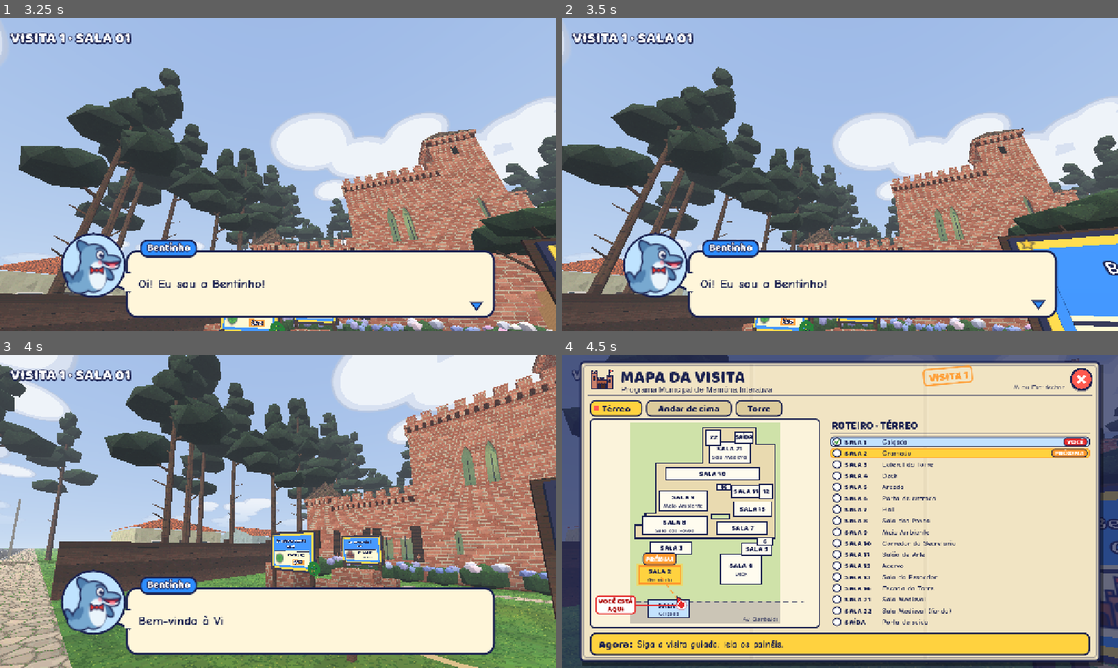
Above: before the commit, frames 1-4 (two rows, left to right).
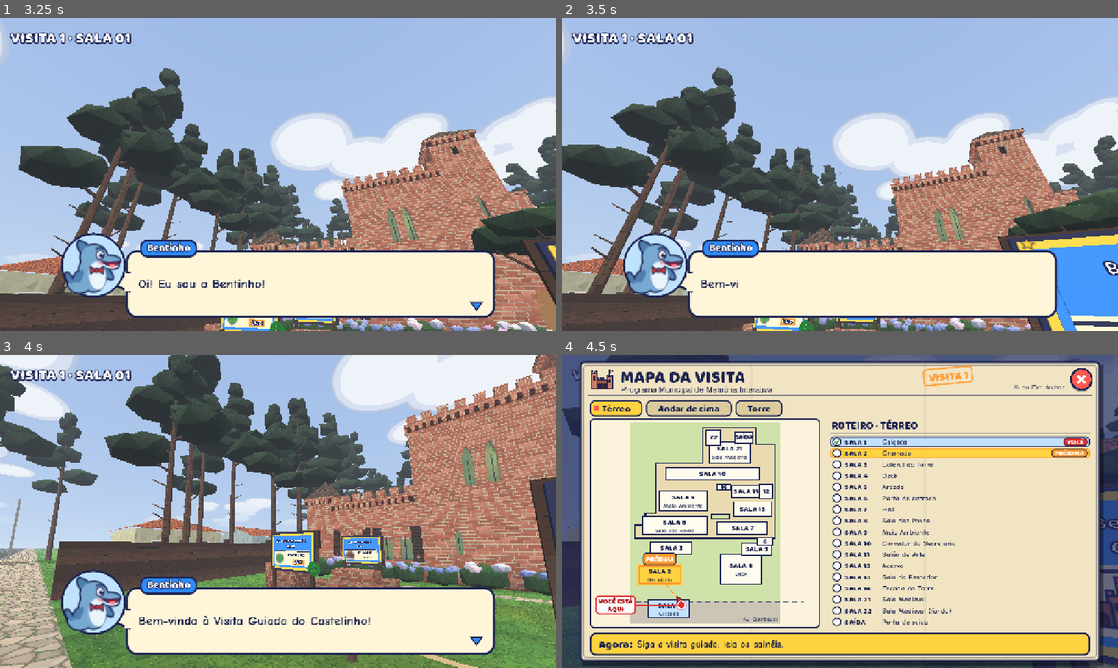
Above: after the commit, the same moments.

Repository: IcaroPv01/jogo_castelinho_imb-
Game: Godot game, scene res://scenes/main/main.tscn
The game is run twice, just before and just after one commit, with the same random seed, the same clock (stepped at 60 frames per second) and the same inputs.
Inputs (mouse positions are in pixels of both pictures, inside the frame that each line leads up to):
- Up to frame 1 (3.25 s): click "Começar a visita" at 0.5 s; tap Enter at 1.25 s; move the mouse to (305, 174) at 1.27 s; hold Shift (correr) 1.28-2.03 s; hold Space (avancar_dialogo) 1.28-2.78 s; click (305, 174) at 1.42 s; tap F (lanterna) at 1.55, 2.1 s; move the mouse to (250, 174) at 2.02 s; tap M (mapa) at 2.3 s; move the mouse to (333, 105) at 2.77 s; hold D (direita) from 2.78 s (still down); hold M (mapa) from 2.78 s (still down); tap Shift (correr) at 3.05 s
- Up to frame 2 (3.5 s): keep holding D (direita); keep holding M (mapa)
- Up to frame 3 (4 s): move the mouse to (272, 517) at 3.52 s; release D (direita) at 3.53 s; release M (mapa) at 3.53 s; hold Space (avancar_dialogo) from 3.53 s (still down); tap Shift (correr) at 3.6 s; click (272, 517) at 3.67 s; tap F (lanterna) at 3.8 s
- Up to frame 4 (4.5 s): keep holding Space (avancar_dialogo); move the mouse to (878, 514) at 4.27 s; hold M (mapa) from 4.28 s (still down); tap 1 (disco_1) at 4.35 s

Frame 1 is identical in both runs. In frame 2, 0.3% of the frame differs, in the area x 24-87%, y 83-94%; in frame 3, 0.3%, in the area x 40-87%, y 83-94%; in frame 4, nothing differs.

Commit message:
Módulo 15 (parte 1): falas avançam sozinhas, sem repetir; bronca da escada só uma vez
Co-Authored-By: Claude Sonnet 5.5 <noreply@anthropic.com>
Claude-Session: https://claude.ai/code/session_01JG5MJ2JiotFUb9Jxe6W7ss

Diff:
--- a/autoload/guia.gd
+++ b/autoload/guia.gd
@@ -13,7 +13,11 @@
 ## Personagens: "bentinho" (boto), "taina" (tainha), "quico" (quero-quero),
 ##   "sistema" (caixa cinza institucional, sem retrato), "???" (texto vermelho em VT323, sem retrato).
 ##
-## Avanço: espaço, Enter ou clique. Com bloquear=false a fala também some sozinha depois de um tempo.
+## Avanço: espaço, Enter ou clique. Toda fala (travando ou não) também avança sozinha depois de um tempo de leitura
+## (tempo_leitura()), então quem está correndo nunca precisa tocar na tela. Se já há outra fala esperando na fila, a atual
+## sai mais depressa.
+## Repetição: uma fala travando=false idêntica (mesmo personagem e mesmas linhas) que já está na tela, na fila ou terminou
+## há menos de REPETICAO_S segundos é descartada (evita a mesma frase a cada passo num gatilho que dispara de novo).
 ## Várias chamadas seguidas entram numa fila e são mostradas em ordem.
 ##
 ## Corrupção (GameState.corruption): acima de ~0.3 aparecem letras trocadas (o→0, a→4), o retrato
@@ -30,11 +34,13 @@
 	var bloquear := false
 	var engasgar := false
 	var concluida := false
+	var chave := ""
 
 const LARGURA := 1000.0
 const ALTURA := 156.0
 const CPS := 38.0   # letras por segundo
 const CARENCIA := 0.25   # ignora "avançar" logo que a linha aparece (evita pular sem querer)
+const REPETICAO_S := 6.0   # a mesma fala (não travando) dentro desse tempo é descartada
 
 const PERSONAGENS := {
 	"bentinho": {"nome": "Bentinho", "retrato": "bentinho", "blip": "blip_bentinho", "cor": Color("2D8CFF"),
@@ -58,6 +64,8 @@
 var _esperando := false
 var _pular := false
 var _pedido_avanco := false
+var _vistas := {}            # chave da fala -> instante (ms) em que terminou (Time.get_ticks_msec), para descartar repetição
+var _chaves_ativas := {}     # chave da fala -> quantas estão na fila ou na tela
 var _t_linha := 0.0          # segundos desde que a linha atual apareceu
 var _personagem := ""
 var _bloqueante := false     # a fala atual trava o jogador?
@@ -108,13 +116,18 @@
 
 # ================================================================ API pública
 func falar(personagem: String, linhas: Array, bloquear := false, engasgar := false) -> void:
+	var chave := _chave(personagem, linhas)
+	if not bloquear and _repetida(chave):
+		return
 	var f := Fala.new()
+	f.chave = chave
 	f.personagem = personagem
 	f.linhas = linhas.duplicate()
 	f.bloquear = bloquear
 	f.engasgar = engasgar
 	_fila.append(f)
 	_pendentes += 1
+	_chaves_ativas[chave] = int(_chaves_ativas.get(chave, 0)) + 1
 	_processar_fila()
 	if not f.concluida:
 		await f.terminou
@@ -126,6 +139,31 @@
 
 func ocupado() -> bool:
 	return _pendentes > 0
+
+
+func _chave(personagem: String, linhas: Array) -> String:
+	return personagem + "|" + "|".join(PackedStringArray(linhas.map(func(l): return str(l))))
+
+
+## Esta fala já está na fila, na tela ou acabou de terminar?
+func _repetida(chave: String) -> bool:
+	if int(_chaves_ativas.get(chave, 0)) > 0:
+		return true
+	return _vistas.has(chave) and (Time.get_ticks_msec() - int(_vistas[chave])) / 1000.0 < REPETICAO_S
+
+
+## Quanto tempo (s) a linha fica parada na tela, depois de digitada, antes de avançar sozinha.
+## Já conta que o texto foi "datilografado" (parte da leitura já aconteceu). Falas que travam o jogador ficam um pouco mais.
+## Há outra fala esperando: sai mais depressa (quem corre pelas salas não acumula balões atrasados).
+static func tempo_leitura(n_letras: int, bloqueante: bool, tem_fila := false) -> float:
+	var t: float
+	if bloqueante:
+		t = clampf(1.8 + 0.06 * n_letras, 3.0, 9.0)
+	else:
+		t = clampf(0.9 + 0.045 * n_letras, 1.6, 5.5)
+		if tem_fila:
+			t = maxf(1.2, t * 0.6)
+	return t
 
 
 ## Há um balão na tela? / ele trava o jogador? (o celular usa para decidir o que um toque faz)
@@ -151,6 +189,7 @@
 	for f in _fila:
 		_concluir(f)
 	_fila.clear()
+	_vistas.clear()      # cancelada não é "já vista": a mesma fala pode voltar logo depois
 	if not _processando:
 		_cancelar = false
 		_ocultar()
@@ -175,6 +214,12 @@
 	if not f.concluida:
 		f.concluida = true
 		_pendentes = maxi(0, _pendentes - 1)
+		var n := int(_chaves_ativas.get(f.chave, 0)) - 1
+		if n > 0:
+			_chaves_ativas[f.chave] = n
+		else:
+			_chaves_ativas.erase(f.chave)
+		_vistas[f.chave] = Time.get_ticks_msec()
 		f.terminou.emit()
 
 
@@ -208,7 +253,7 @@
 	await _digitar(f, cfg, info, corr)
 	_esperando = true
 	_pedido_avanco = false
-	var limite := 40.0 if f.bloquear else clampf(1.5 + 0.05 * str(info.texto).length(), 2.2, 8.0)
+	var limite := tempo_leitura(str(info.texto).length(), f.bloquear, not _fila.is_empty())
 	var t := 0.0
 	while not _pedido_avanco and not _cancelar and t < limite:
 		await get_tree().process_frame
--- a/tests/ui_test.gd
+++ b/tests/ui_test.gd
@@ -224,6 +224,41 @@
 	await process_frame
 	_checar(jog.pode_mover == true and estados == [true], "e libera no fim")
 
+	# avanço automático: nem a fala que trava o jogador espera clique (sem chamar Guia.avancar())
+	await create_timer(4.2).timeout      # deixa o _acelerar() anterior acabar: aqui ninguém aperta nada
+	var t_auto := Time.get_ticks_msec()
+	var terminou_auto := []
+	var e1 := func():
+		await Guia.falar("sistema", ["Sem clique nenhum."], true)
+		terminou_auto.append(true)
+	e1.call()
+	var guarda := 0.0
+	while terminou_auto.is_empty() and guarda < 14.0:
+		await create_timer(0.2).timeout
+		guarda += 0.2
+	var dur_auto := (Time.get_ticks_msec() - t_auto) / 1000.0
+	_checar(not terminou_auto.is_empty() and dur_auto < 10.0, "fala que trava avança sozinha (%.1fs)" % dur_auto)
+	_checar(jog.pode_mover == true, "e devolve o movimento sem clique")
+	var g := load("res://autoload/guia.gd")
+	_checar(g.tempo_leitura(60, true) <= 9.0 and g.tempo_leitura(60, false) <= 5.5 and g.tempo_leitura(2000, true) <= 9.0,
+		"tempo de leitura tem teto")
+	_checar(g.tempo_leitura(60, false, true) < g.tempo_leitura(60, false), "com fala esperando, a atual sai mais depressa")
+
+	# repetição: a mesma fala (não travando) logo em seguida não volta
+	var mostradas := []
+	var ligacao := func(pers, txt): mostradas.append(txt)
+	Guia.linha_mostrada.connect(ligacao)
+	_acelerar(3.0)
+	await Guia.falar("quico", ["PIII! Sem correr na escada, hein!"])
+	var pos_primeira := mostradas.size()
+	await Guia.falar("quico", ["PIII! Sem correr na escada, hein!"])
+	_checar(pos_primeira == 1 and mostradas.size() == 1, "a mesma fala logo depois é descartada")
+	await Guia.falar("quico", ["Outra frase."])
+	_checar(mostradas.size() == 2, "outra fala passa normalmente")
+	Guia.linha_mostrada.disconnect(ligacao)
+	while Guia.ocupado():
+		await process_frame
+
 	# corrupção e engasgo
 	GameState.definir_corruption_manual(0.7)
 	_checar(Flash.corromper("Bem-vindo a visita guiada, tudo bem?", 0.7) != "Bem-vindo a visita guiada, tudo bem?" \
--- a/world/niveis/castelinho.gd
+++ b/world/niveis/castelinho.gd
@@ -1921,9 +1921,11 @@
 		TitoCastelinho.animar(_tito_visor, _t + 2.0, player.camera.global_position)
 	_t_apito -= dt
 	if GameState.sala_atual == _global(16) and _t_apito <= 0.0 and player.velocity.length() > 4.2 and not Guia.ocupado() and visita <= 2:
-		_t_apito = 6.0
+		_t_apito = 10.0
 		Audio.sfx("apito")
-		Guia.falar("quico", ["PIII! Sem correr na escada, hein!"])
+		# a bronca sai uma vez por visita; depois, correndo na escada, só o apito (a frase repetida cansava)
+		if _uma_vez("quico_escada"):
+			Guia.falar("quico", ["PIII! Sem correr na escada, hein!"])
 	if _quico19_pendente and player.global_position.distance_to(Vector3(-6.6, 3.5, -24.9)) < 1.2:
 		_quico19_pendente = false
 		_surgir_quico19()
Not shown, changed: docs/MODULOS.md
